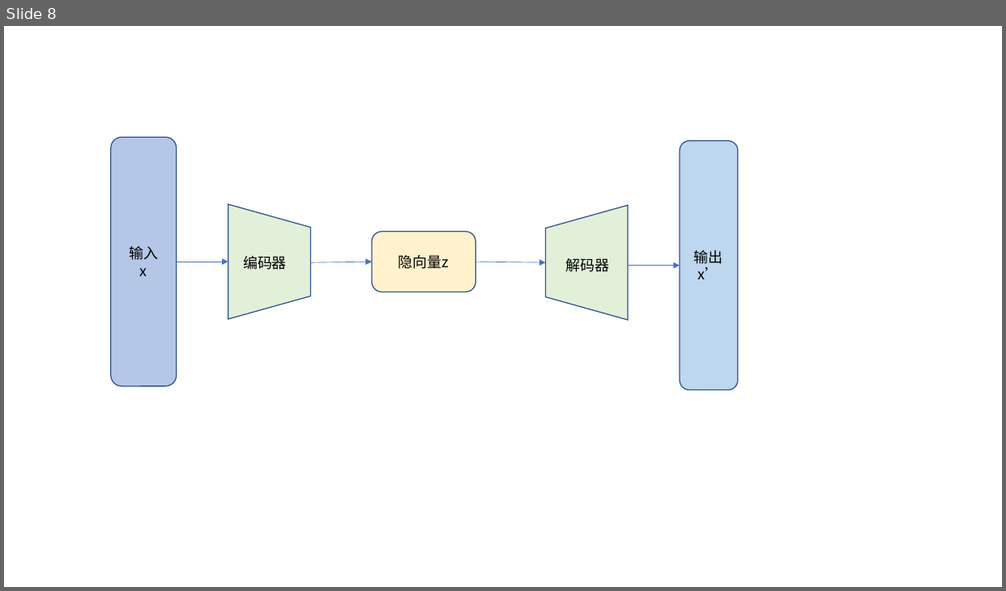
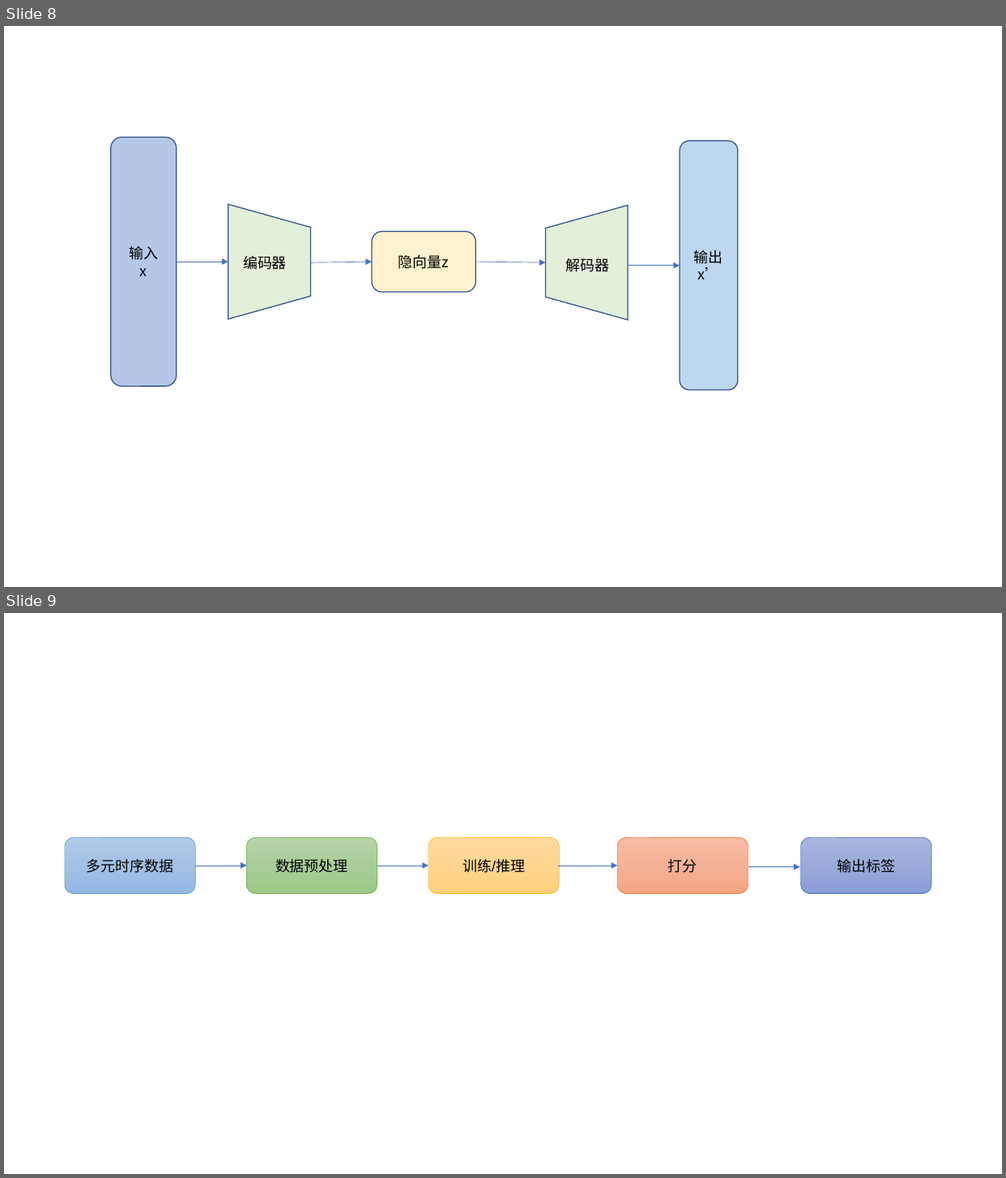
Before and after one commit to jay-eb/TransformerFFT, a slide deck: project/模型.pptx. Shown one above the other, each under a label of ours: slide 8 before the commit, slides 8 and 9 after it. The pictures are 1006x591 and 1006x1178 pixels, drawn with LibreOffice and Linux fonts; fonts in the diff are those of the drawing. Boxes give left, top, right and bottom in pixels: in the first picture for what was removed or moved away, otherwise in the second. Text is boxed around its words. In the diff, an @@ line names an element or a change of style, - is before the commit and + after.

```diff
--- a/project/模型.pptx
+++ b/project/模型.pptx
@@ slide 9 added at box(4, 613, 1002, 1174), background #FFFFFF @@
@@ rounded rectangle added at box(65, 837, 196, 894), fill gradient #B1CBE9 to #A3C1E5 to #93B9E4, outline #5B9BD5 0.5 pt, 14 pt, text #000000 @@
+多元时序数据
@@ rounded rectangle added at box(246, 837, 377, 894), fill gradient #B5D5A7 to #AACE9A to #9CC987, outline #70AD47 0.5 pt, 14 pt, text #000000 @@
+数据预处理
@@ rounded rectangle added at box(428, 837, 560, 894), fill gradient #FFDB9E to #FFD590 to #FFD07C, outline #FFC000 0.5 pt, 14 pt, text #000000 @@
+训练/推理
@@ rounded rectangle added at box(617, 837, 748, 894), fill gradient #F7BDA5 to #F5B196 to #F8A582, outline #ED7D31 0.5 pt, 14 pt, text #000000 @@
+打分
@@ rounded rectangle added at box(801, 837, 932, 894), fill gradient #A8B7DF to #9AABD9 to #889ED7, outline #4472C4 0.5 pt, 14 pt, text #000000 @@
+输出标签
@@ arrow added from (195, 866) to (247, 866), #4472C4 0.5 pt @@
@@ arrow added from (377, 866) to (428, 865), #4472C4 0.5 pt @@
@@ arrow added from (559, 866) to (617, 866), #4472C4 0.5 pt @@
@@ arrow added from (748, 867) to (799, 867), #4472C4 0.5 pt @@
```
Also in this commit, not shown: 3 other files.
